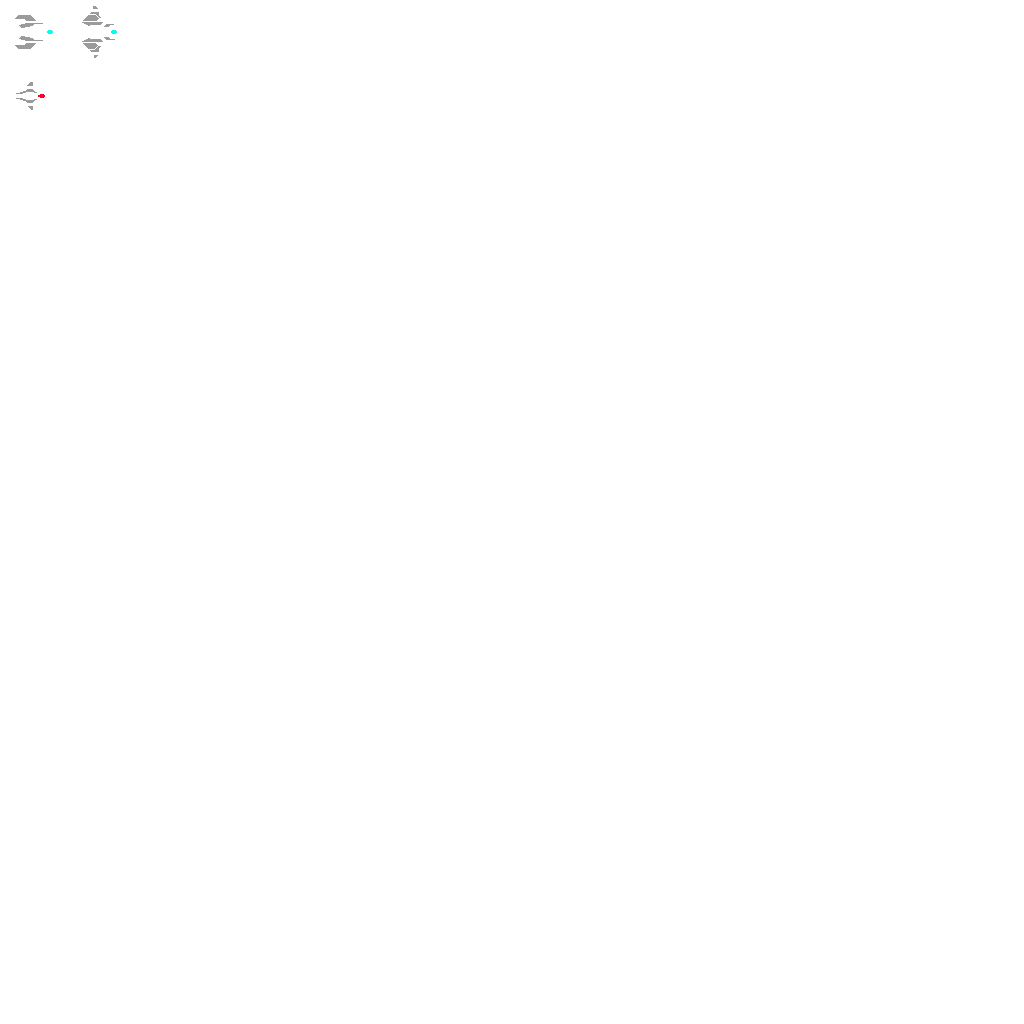
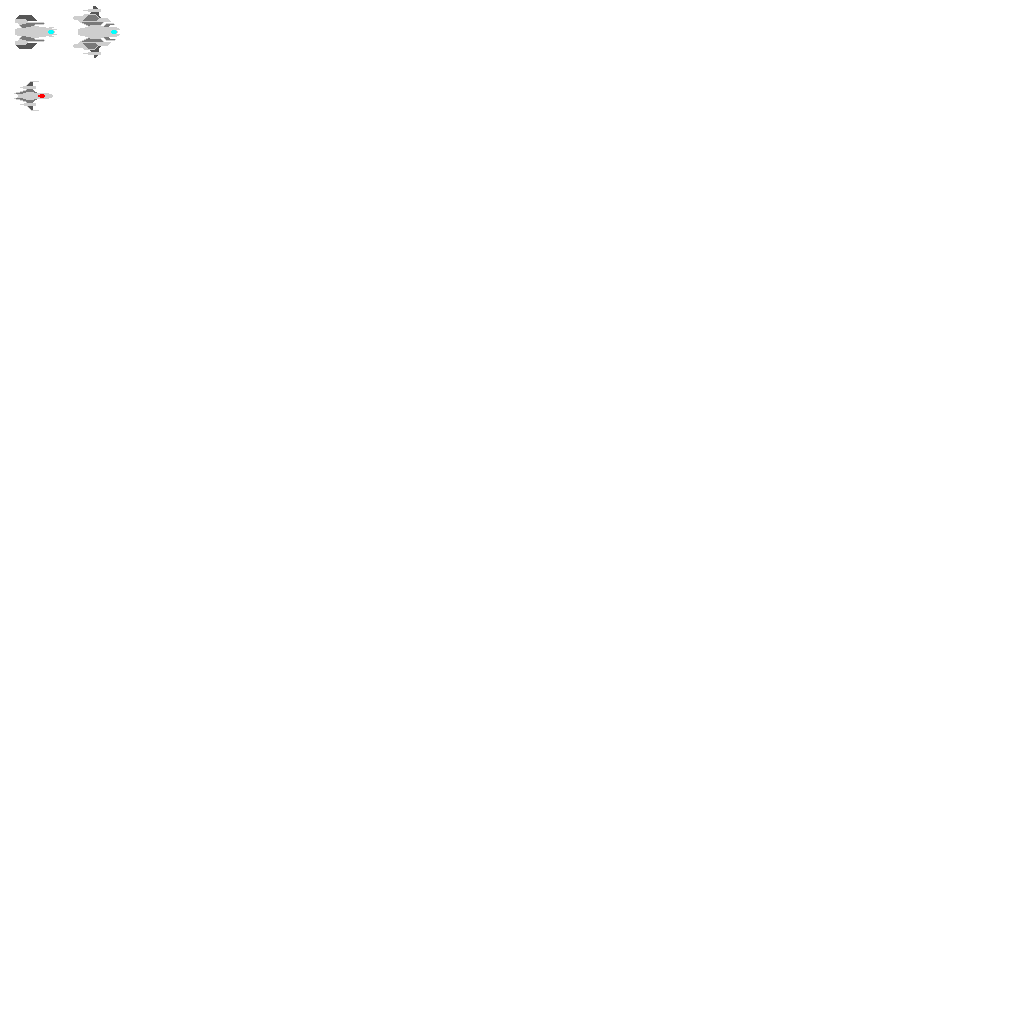
Revision of a layered 1024px x 1024px image; what changed, layer by layer:
renamed "Layer 3" to "_color", painted on it over [14, 6, 120, 111]
